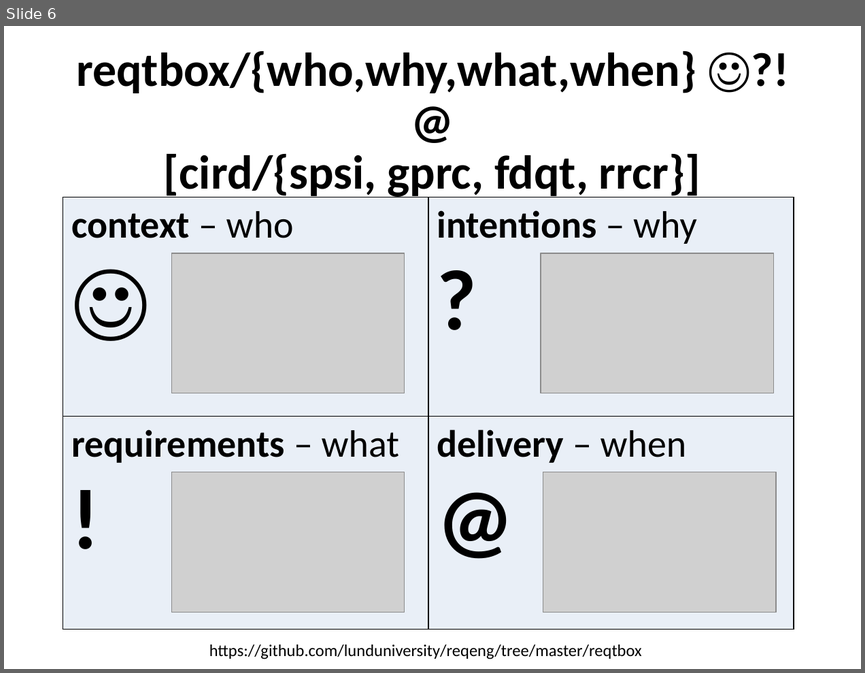
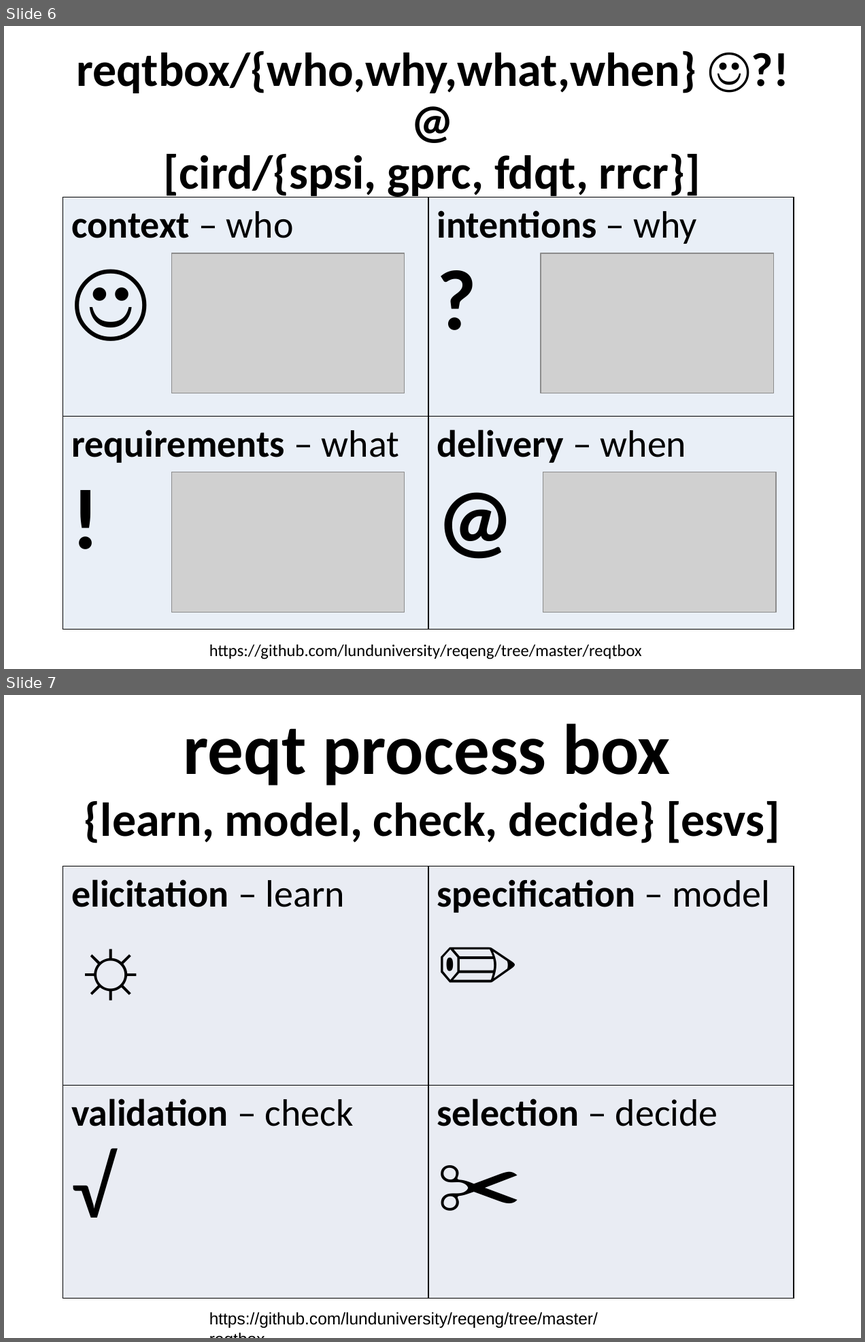
Before and after one commit to lunduniversity/reqeng, a slide deck: reqtbox/reqtbox.pptx. Shown one above the other, each under a label of ours: slide 6 before the commit, slides 6 and 7 after it. The pictures are 865x673 and 865x1342 pixels, drawn with LibreOffice and Linux fonts; fonts in the diff are those of the drawing; grey boxes stand for pictures. Boxes give left, top, right and bottom in pixels: in the first picture for what was removed or moved away, otherwise in the second. Text is boxed around its words. In the diff, an @@ line names an element or a change of style, - is before the commit and + after.

Commit message:
add process box

```diff
--- a/reqtbox/reqtbox.pptx
+++ b/reqtbox/reqtbox.pptx
@@ slide 7 added at (x1=4, y1=695, x2=861, y2=1338), background #FFFFFF @@
@@ title added at (x1=84, y1=724, x2=780, y2=843), 40 pt, text #000000, bold @@
+reqt process box
+{learn, model, check, decide} [esvs]
@@ table added at (x1=63, y1=866, x2=793, y2=1298), 2 rows, 2 columns @@
+elicitation – learn / ☼ | specification – model / ✏
+validation – check / √ | selection – decide / ✂
@@ text added at (x1=209, y1=1312, x2=598, y2=1327), 14 pt, text #000000 @@
+https://github.com/lunduniversity/reqeng/tree/master/reqtbox
```
Also in this commit, not shown: 1 other file.
